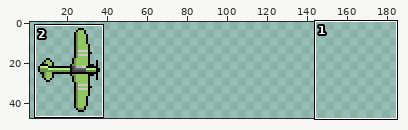
Sprite sheet, stored at assets/a2.png. The first picture is a wide view before the edit; the outline marks the close-up.
Close-up. Old version:
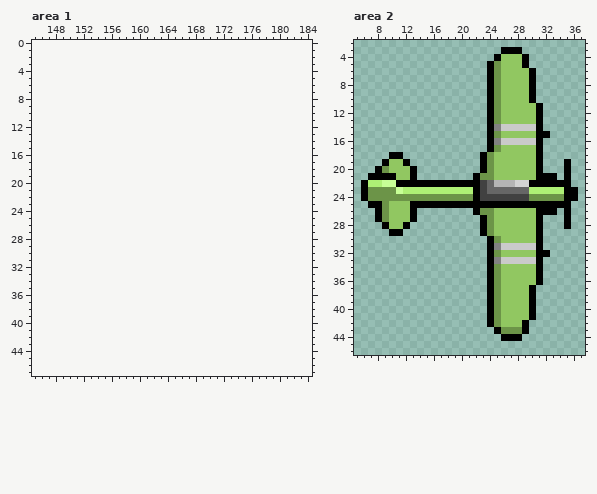
The file is 48x48 pixels. Shown: area 1: x 145..184, y 0..47; area 2: x 5..37, y 2..46. The old version is drawn lined up with the new one, on the new canvas. The wide view leaves out empty margins. The commit also changed other parts of the picture, which this record leaves out.
After:
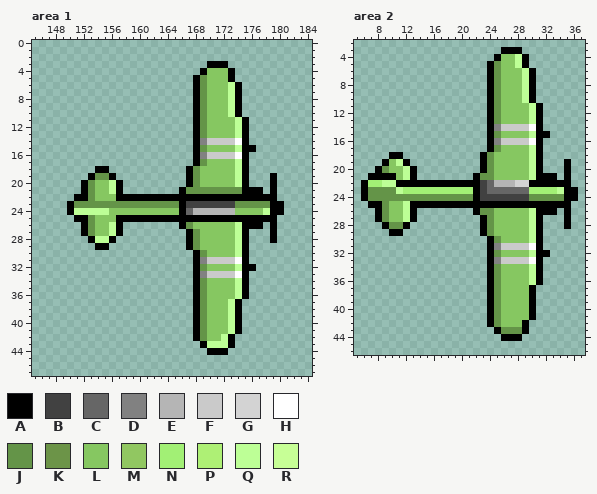
Palette (. is transparent): A #000000  B #414141  C #666666  D #818181  E #b5b5b5  F #cacaca  G #d3d3d3  H #ffffff  J #649448  K #6c9448  L #86c761  M #91c761  N #a2f075  P #aef075  Q #bdff96  R #c7ff96
Change:
canvas 48x48 -> 192x48
Changed rows in their new state; - is an unchanged pixel.
Area 1:
first column x 150:
 3 --------------------AAA--------
 4 -------------------ALLLA-------
 5 ------------------AJLLLA-------
 6 ------------------AJLLLQA------
 7 ------------------AJLLLQA------
 8 ------------------AJLLLQA------
 9 ------------------AJLLLQA------
10 ------------------AJLLLQA------
11 ------------------AJLLLLQA-----
12 ------------------AJLLLLQA-----
13 ------------------AJLLLLQA-----
14 ------------------ADFFFFHA-----
15 ------------------AJLLLLQAA----
16 ------------------ADFFFFHA-----
17 ------------------AJLLLLQA-----
18 ----AA-----------AJLLLLLQA-----
19 ---AJJA----------AJLLLLLQA---A-
20 --AJLLQA---------AJLLLLLQA---A-
21 --AJLLQA--------AJJJJJJJJAAA-A-
22 -AAJLLLAAAAAAAAAAAAAAAAAAAAAAA-
23 AJJJJJJJJJJJJJJJABBBBBBBJJJJJAA
24 AQQQQQLLLLLLLLLLACEEEEEELLLLQAA
25 -AAJLLLAAAAAAAAAAAAAAAAAAAAAAA-
26 --AJLLQA--------AJLLLLLLQAAA-A-
27 --AJLLQA---------AJLLLLLQA---A-
28 ---AQQA----------AJLLLLLQA---A-
29 ----AA-----------AJLLLLLQA-----
30 ------------------AJLLLLQA-----
31 ------------------ADFFFFHA-----
32 ------------------AJLLLLQAA----
33 ------------------ADFFFFHA-----
34 ------------------AJLLLLQA-----
35 ------------------AJLLLLQA-----
36 ------------------AJLLLLQA-----
37 ------------------AJLLLQA------
38 ------------------AJLLLQA------
39 ------------------AJLLLQA------
40 ------------------AJLLLQA------
41 ------------------AJLLLQA------
42 ------------------AJLLQA-------
43 -------------------AQQQA-------
44 --------------------AAA--------
Area 2:
first column x 7:
 4 -------------------LLQ------
 5 ------------------JLLQ------
 6 ------------------JLLLQ-----
 7 ------------------JLLLQ-----
 8 ------------------JLLLQ-----
 9 ------------------JLLLQ-----
10 ------------------JLLLQ-----
11 ------------------JLLLLQ----
12 ------------------JLLLLQ----
13 ------------------JLLLLQ----
14 -----------------------H----
15 ------------------JLLLLQ----
16 -----------------------H----
17 ------------------JLLLLQ----
18 -----------------JLLLLLQ----
19 ---LQ------------JLLLLLQ----
20 --JLLQ-----------JLLLLLQ----
21 ----LQ----------JJLLLLLQ----
22 NNQQ------------------------
23 JJJJQNNNNNNNNNN--------NNNNQ
24 JJJJJJJJJJJJJJJ--------JJJJJ
25 --JLLQ----------------------
26 --JLLQ----------JJLLLLLQ----
27 --JLLQ-----------JLLLLLQ----
28 ---JJ------------JLLLLLQ----
29 -----------------JLLLLLQ----
30 ------------------JLLLLQ----
31 -----------------------H----
32 ------------------JLLLLQ----
33 -----------------------H----
34 ------------------JLLLLQ----
35 ------------------JLLLLQ----
36 ------------------JLLLLQ----
37 ------------------JLLLL-----
38 ------------------JLLLL-----
39 ------------------JLLLL-----
40 ------------------JLLLL-----
41 ------------------JLLLL-----
42 ------------------JLLL------
43 -------------------JJJ------
